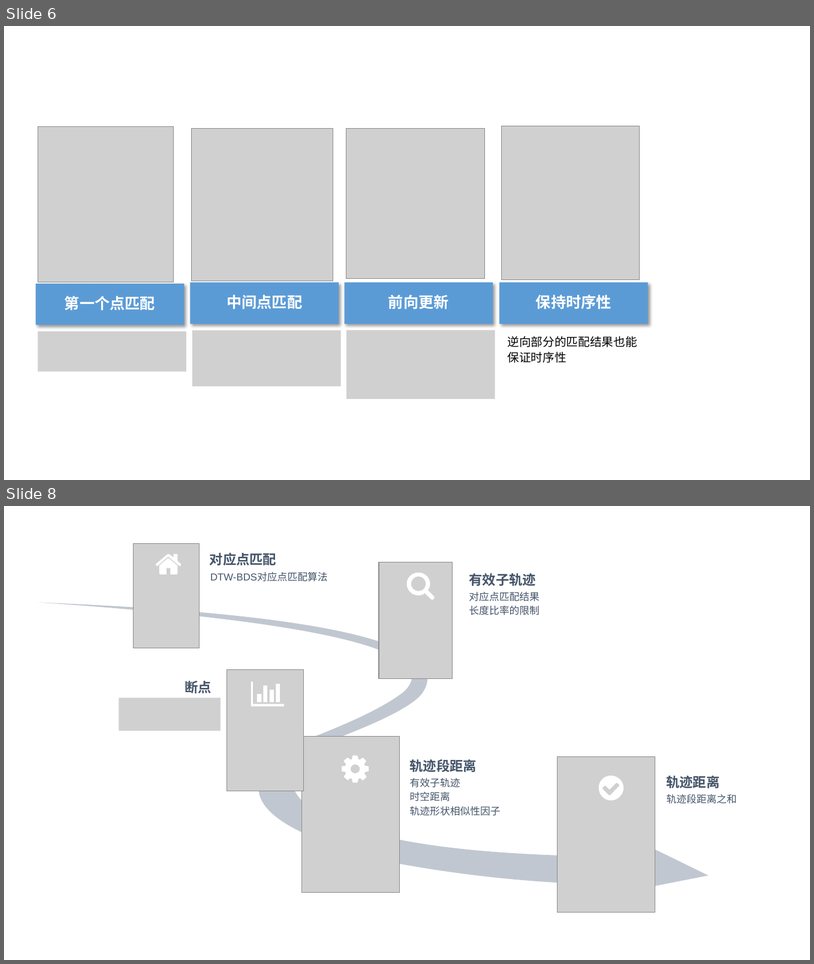
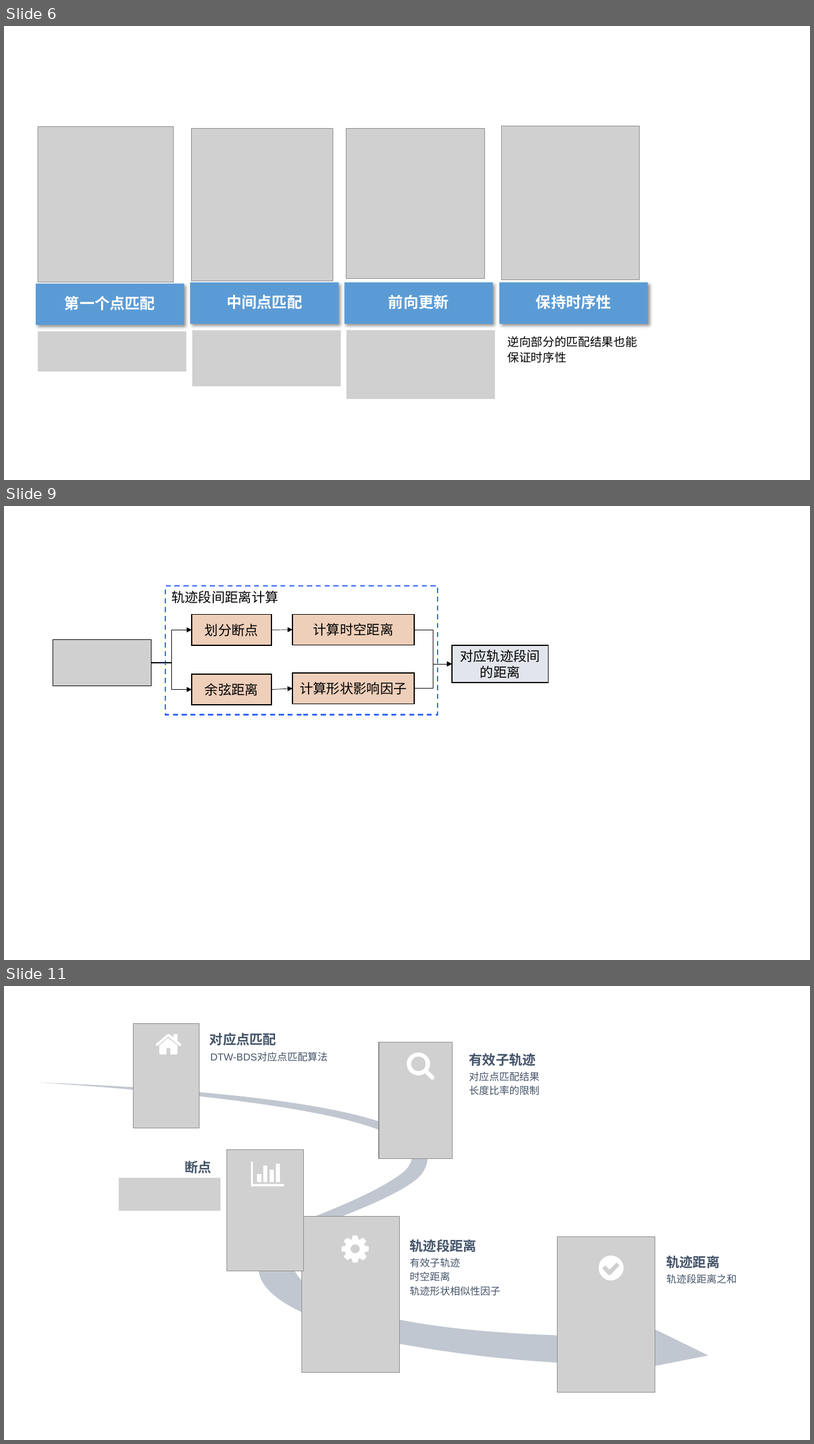
Before and after one commit to dingguangwei/biyelunwen, a slide deck: 答辩-素材.pptx. Shown one above the other, each under a label of ours: slides 6 and 8 before the commit, slides 6, 9 and 11 after it; the slides between them are not shown. The pictures are 814x964 and 814x1444 pixels, drawn with LibreOffice and Linux fonts; fonts in the diff are those of the drawing; grey boxes stand for pictures. Boxes give left, top, right and bottom in pixels: in the first picture for what was removed or moved away, otherwise in the second. Text is boxed around its words. In the diff, an @@ line names an element or a change of style, - is before the commit and + after.

```diff
--- a/答辩-素材.pptx
+++ b/答辩-素材.pptx
@@ slide 9 added at (4,506,810,960), background #CCE8CF @@
@@ group added at (53,586,548,715): 6 rectangles, 4 elbow arrows, 2 arrows, 1 text, 1 picture @@
+轨迹段间距离计算
+划分断点
+余弦距离
+对应轨迹段间的距离
+计算时空距离
+计算形状影响因子
@@ what was slide 8 is now slide 11 @@
```
Also in this commit, not shown: 1 slide changed, 3 other slides added, 2 other files.
